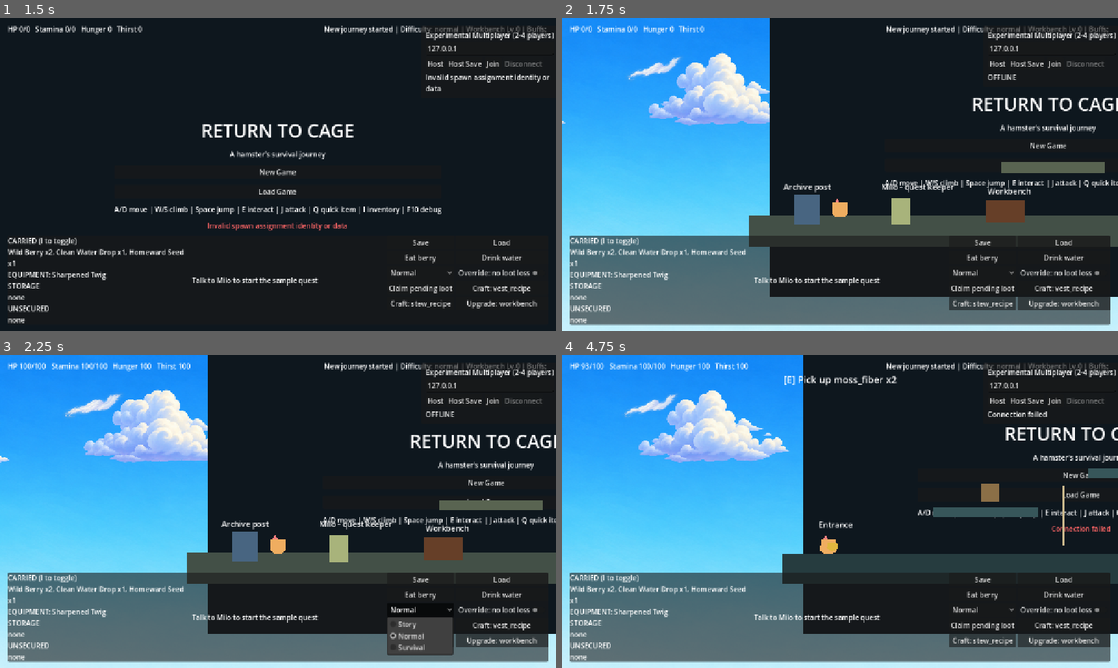
Above: before the commit, frames 1-4 (two rows, left to right).
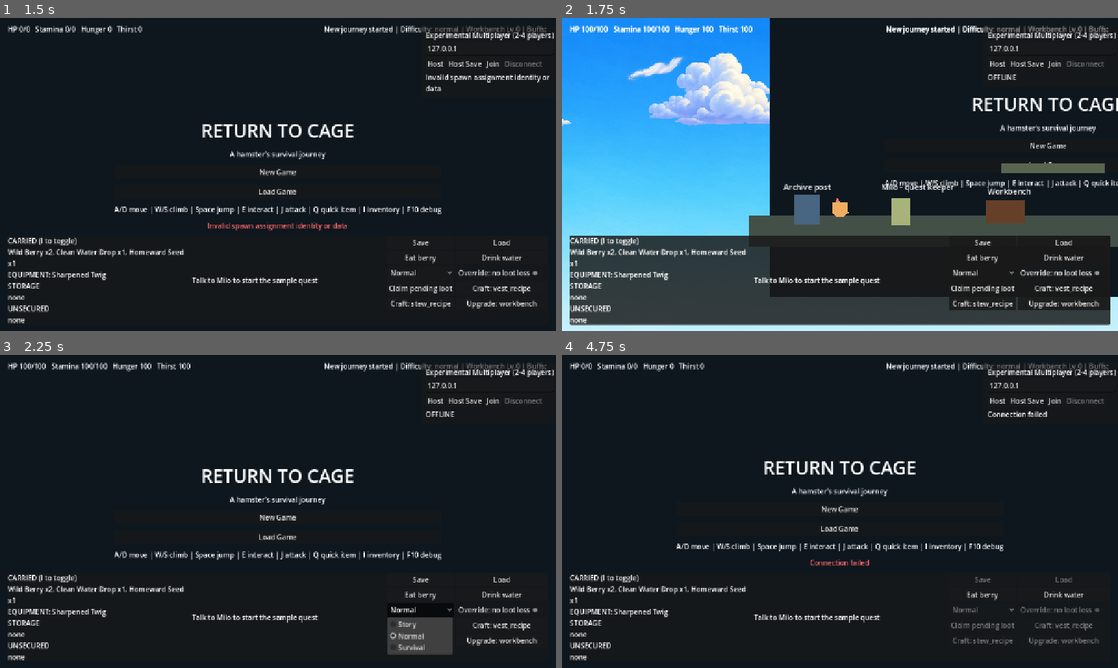
Above: after the commit, the same moments.

Repository: wolfy03/ReturnToCage
Game: Godot game, scene res://tests/test_runner.tscn
Two runs of this game, one before a commit and one after it. Both use one fixed random seed, a clock stepped at 60 frames per second and the inputs below. This scene is started directly instead of the project's main scene.
Inputs (mouse positions are in pixels of both pictures, inside the frame that each line leads up to):
- Up to frame 1 (1.5 s): move the mouse to (400, 158) at 0.52 s; hold E (interact) 0.53-1.28 s; hold D (move_right) from 0.53 s (still down); click (400, 158) at 0.67 s; tap Space (jump) at 0.77 s; move the mouse to (166, 190) at 1.27 s; tap E (interact) at 1.35 s
- Up to frame 2 (1.75 s): keep holding D (move_right); tap Space (jump) at 1.52 s
- Up to frame 3 (2.25 s): release D (move_right) at 2 s; click "Normal" at 2 s
- Up to frame 4 (4.75 s): click "New Game" at 2.75 s; click "New Game" at 3.5 s; move the mouse to (895, 442) at 4.27 s; hold A (move_left) from 4.28 s (still down); hold J (primary_attack) from 4.28 s (still down); tap E (interact) at 4.55 s

Frame 1 is identical in both runs. In frame 2, 17% of the frame differs, in the area x 0-100%, y 2-99%; in frame 3, 51%; in frame 4, 57%, in the area x 0-100%, y 0-100%.
Error in both runs: Cannot call method 'get_parent' on a previously freed instance. (res://tests/stability_tests.gd:595)

Commit message:
Guard world transitions during player HURT

Diff:
--- a/autoload/network_manager.gd
+++ b/autoload/network_manager.gd
@@ -759,8 +759,9 @@
 	exit_id: StringName,
 	region_id: StringName
 ) -> CommandResult:
-	if not is_authoritative_simulation() or not players.has(peer_id) or not is_peer_world_ready(peer_id):
-		return CommandResult.make(false, "Player world is not ready for transition")
+	var interaction_check := _validate_authoritative_world_interaction(peer_id)
+	if not interaction_check.success:
+		return interaction_check
 	if _pending_world_transitions.has(peer_id):
 		return CommandResult.make(false, "A world transition is already pending")
 	var exit := ContentRegistry.get_definition(exit_id) as SettlementExitDefinition
@@ -787,8 +788,9 @@
 	return _dispatch_world_assignment(peer_id, old_world)
 
 func _return_player_to_settlement(peer_id: int, result: AdventureSession.Result) -> CommandResult:
-	if not is_authoritative_simulation() or not players.has(peer_id) or not is_peer_world_ready(peer_id):
-		return CommandResult.make(false, "Player world is not ready for transition")
+	var interaction_check := _validate_authoritative_world_interaction(peer_id)
+	if not interaction_check.success:
+		return interaction_check
 	if _pending_world_transitions.has(peer_id):
 		return CommandResult.make(false, "A world transition is already pending")
 	var player_state := GameSession.get_player(peer_id)
@@ -813,6 +815,29 @@
 		return finished
 	_place_player_in_loaded_host_world(peer_id, spawn)
 	return _dispatch_world_assignment(peer_id, old_world)
+
+## Final server-authoritative guard for gameplay-mutating world interactions.
+## A remote presentation actor does not replicate HURT and is never consulted;
+## the actor must belong to this peer's current authoritative world simulation.
+func _validate_authoritative_world_interaction(peer_id: int) -> CommandResult:
+	if not is_authoritative_simulation() or not players.has(peer_id) \
+			or not GameSession.has_player(peer_id) or not is_peer_world_ready(peer_id):
+		return CommandResult.make(false, "Player world is not ready for transition")
+	var runtime := GameSession.get_player_runtime(peer_id)
+	if runtime == null or runtime.life_phase != PlayerRuntimeState.LifePhase.ALIVE:
+		return CommandResult.make(false, "Only a living player can change worlds")
+	var world_id := GameSession.get_peer_world_id(peer_id)
+	var actor: PlayerActor
+	for candidate in get_tree().get_nodes_in_group(&"authoritative_player"):
+		if candidate is PlayerActor and candidate.peer_id == peer_id \
+				and candidate.world_id == world_id and candidate.is_simulation_authority():
+			actor = candidate
+			break
+	if actor == null or actor.is_death_handled():
+		return CommandResult.make(false, "Authoritative player actor is unavailable")
+	if actor.hurt.is_active():
+		return CommandResult.make(false, "Cannot change worlds while hurt")
+	return CommandResult.make(true, "Player may change worlds")
 
 func _restore_spawn_assignment(peer_id: int, previous: PlayerSpawnAssignment) -> void:
 	if previous == null:
--- a/tests/integration/multiplayer_world_runtime_probe.gd
+++ b/tests/integration/multiplayer_world_runtime_probe.gd
@@ -273,6 +273,34 @@
 			_fail("consumed gather remained visible to a same-world peer")
 			return
 
+	# The remote presentation actor intentionally does not know HURT. Its escape
+	# request must still be rejected at the authoritative world-mutation boundary.
+	var hurt_world_before := GameSession.get_peer_world(b_peer)
+	var hurt_spawn_before := NetworkManager.spawn_assignment_for_peer(b_peer)
+	var hurt_participation := session.get_player_adventure(b_peer) if session != null else null
+	b_actor.hurt.duration_seconds = 2.0
+	if not b_actor.hurt.begin_hurt():
+		_fail("could not start authoritative HURT for remote escape rejection")
+		return
+	_command.rpc_id(b_peer, "RETURN_DURING_SERVER_HURT", 0)
+	if not await _wait_until(func() -> bool: return _confirmed("RETURN_DURING_SERVER_HURT", b_peer)):
+		_fail("remote HURT escape rejection did not complete")
+		return
+	var hurt_world_after := GameSession.get_peer_world(b_peer)
+	var hurt_report := _confirmation("RETURN_DURING_SERVER_HURT", b_peer)
+	if not b_actor.hurt.is_active() or hurt_world_after.world_id != hurt_world_before.world_id \
+			or hurt_world_after.revision != hurt_world_before.revision \
+			or NetworkManager._pending_world_transitions.has(b_peer) \
+			or NetworkManager.spawn_assignment_for_peer(b_peer) != hurt_spawn_before \
+			or session == null or session.get_player_adventure(b_peer) != hurt_participation \
+			or session.result != AdventureSession.Result.ACTIVE \
+			or bool(hurt_report.get("presentation_hurt", true)) \
+			or StringName(hurt_report.get("world_id", &"")) != SEWER:
+		_fail("remote client bypassed authoritative HURT world-transition guard")
+		return
+	b_actor.hurt.physics_tick(b_actor.hurt.remaining + 0.01)
+	b_actor.hurt.duration_seconds = 0.25
+
 	_command.rpc_id(b_peer, "RETURN", 0)
 	if not await _wait_until(func() -> bool: return _confirmed("RETURN", b_peer)):
 		_fail("B did not return independently")
@@ -353,6 +381,25 @@
 				_fail(result.message)
 				return
 			await _confirm_when_world_ready(command, SETTLEMENT)
+		"RETURN_DURING_SERVER_HURT":
+			var actor := _local_actor()
+			if actor == null or actor.hurt.is_active():
+				_fail("remote presentation unexpectedly knows authoritative HURT")
+				return
+			var result := NetworkManager.request_return_to_settlement()
+			if not result.success:
+				_fail("client could not submit the escape intent")
+				return
+			await get_tree().create_timer(0.35).timeout
+			if SceneRouter.current_world_id() != SEWER \
+					or GameSession.get_peer_world_id(NetworkManager.local_peer_id()) != SEWER \
+					or not NetworkManager.is_local_world_ready():
+				_fail("client left Sewer while its authoritative actor was HURT")
+				return
+			_confirm.rpc_id(1, command, {
+				"presentation_hurt": actor.hurt.is_active(),
+				"world_id": SceneRouter.current_world_id(),
+			})
 		"REPORT_SETTLEMENT":
 			if SceneRouter.current_world_id() != SETTLEMENT \
 					or GameSession.get_peer_world_id(NetworkManager.local_peer_id()) != SETTLEMENT \
--- a/tests/integration/test_multiplayer_combat_loot.gd
+++ b/tests/integration/test_multiplayer_combat_loot.gd
@@ -25,6 +25,14 @@
 	if player == null or enemy == null:
 		world.queue_free()
 		return
+	var gather_target: InteractionTarget = world._gather_targets.get(&"scrap_cache_a")
+	t.assert_true(gather_target != null, "authoritative gather HURT fixture exists")
+	if gather_target != null:
+		player.global_position = gather_target.global_position
+		player.hurt.begin_hurt()
+		t.assert_true(not world._try_gather(player.peer_id, &"scrap_cache_a"), "authoritative gather rejects a HURT player")
+		t.assert_true(not world._consumed_gather.has(&"scrap_cache_a"), "rejected HURT gather preserves the target")
+		player.hurt.physics_tick(player.hurt.duration_seconds + 0.01)
 
 	enemy.global_position = player.global_position + Vector2(38, 0)
 	player.facing = 1.0
--- a/tests/unit/test_player_hurt.gd
+++ b/tests/unit/test_player_hurt.gd
@@ -188,6 +188,17 @@
 	var activations: Array[int] = []
 	target.activated.connect(func(_who: Node) -> void: activations.append(1))
 	var berries_before := actor.player_state().inventory.count(&"berry")
+	var item_service := actor.get_tree().get_first_node_in_group(&"player_item_replication_service") as PlayerItemReplicationService
+	var owns_item_service := item_service == null
+	if owns_item_service:
+		item_service = PlayerItemReplicationService.new()
+		actor.get_parent().add_child(item_service)
+	var item_results: Array[bool] = []
+	item_service.use_item_result.connect(func(success: bool, _message: String) -> void: item_results.append(success), CONNECT_ONE_SHOT)
+	item_service.request_use_item(&"berry")
+	t.assert_equal(item_results.size(), 1, "authoritative item command returns one HURT result")
+	if not item_results.is_empty():
+		t.assert_true(not item_results[0], "authoritative item command rejects HURT")
 	actor._on_interact()
 	actor._on_quick_item()
 	t.assert_true(not actor.consume_item(&"berry"), "authoritative direct item use is rejected during HURT")
@@ -205,6 +216,8 @@
 	t.assert_equal(actor.player_state().inventory.count(&"berry"), berries_before - 1, "post-HURT quick item consumes exactly one item")
 	actor.interaction._targets.erase(target)
 	target.queue_free()
+	if owns_item_service:
+		item_service.queue_free()
 
 func _test_projectile_interruption(t: Node, actor: PlayerActor) -> void:
 	var source := ContentRegistry.get_definition(&"twig_sword") as WeaponDefinition
--- a/tests/unit/test_world_runtime.gd
+++ b/tests/unit/test_world_runtime.gd
@@ -6,6 +6,7 @@
 
 func run(t: Node) -> void:
 	_test_model_and_entity_scope(t)
+	await _test_authoritative_hurt_world_transition_guard(t)
 	await _test_runtime_lifecycle_and_physics_isolation(t)
 	_test_interest_and_revision_guards(t)
 
@@ -30,6 +31,80 @@
 	settlement_entity.free()
 	sewer_entity.free()
 	registry.free()
+
+func _test_authoritative_hurt_world_transition_guard(t: Node) -> void:
+	NetworkManager.leave_game()
+	var port := 24000 + randi_range(0, 1000)
+	t.assert_equal(NetworkManager.host_game(port, 2), OK, "HURT world-transition fixture opens a ready host")
+	t.assert_true(GameSession.start_new_game(), "HURT world-transition fixture starts a fresh session")
+	var root := ServerWorldRoot.new()
+	t.add_child(root)
+	await t.get_tree().process_frame
+	await t.get_tree().process_frame
+	NetworkManager.mark_peer_world_ready(1)
+	var settlement := root.runtime(PlayerWorldState.SETTLEMENT_WORLD_ID)
+	var actor := settlement.player_manager().get_actor(1) if settlement != null else null
+	t.assert_true(actor != null and actor.is_simulation_authority(), "fixture resolves the authoritative Settlement actor")
+	if actor == null:
+		root.queue_free()
+		await t.get_tree().process_frame
+		NetworkManager.leave_game()
+		return
+
+	var settlement_world := GameSession.get_peer_world(1)
+	var settlement_spawn := NetworkManager.spawn_assignment_for_peer(1)
+	t.assert_true(actor.hurt.begin_hurt(), "Settlement authority enters HURT before region request")
+	var rejected_enter := NetworkManager._begin_player_world_transition(1, &"sewer_gate", &"sewer_region")
+	var after_rejected_enter := GameSession.get_peer_world(1)
+	t.assert_true(not rejected_enter.success and rejected_enter.message.contains("hurt"), "HURT rejects authoritative enter-region mutation")
+	t.assert_true(after_rejected_enter.world_id == settlement_world.world_id \
+			and after_rejected_enter.revision == settlement_world.revision, "rejected enter-region preserves world and revision")
+	t.assert_true(not NetworkManager._pending_world_transitions.has(1), "rejected enter-region creates no pending transition")
+	t.assert_true(NetworkManager.spawn_assignment_for_peer(1) == settlement_spawn, "rejected enter-region preserves spawn assignment")
+
+	actor.hurt.physics_tick(actor.hurt.duration_seconds + 0.01)
+	var accepted_enter := NetworkManager._begin_player_world_transition(1, &"sewer_gate", &"sewer_region")
+	t.assert_true(accepted_enter.success, "enter-region is re-enabled immediately after HURT")
+	var adventure_world := GameSession.get_peer_world(1)
+	t.assert_true(adventure_world.world_id == SEWER \
+			and adventure_world.revision == settlement_world.revision + 1, "post-HURT enter-region commits one world revision")
+	NetworkManager.mark_peer_world_ready(1)
+	await t.get_tree().process_frame
+	var sewer := root.runtime(SEWER)
+	actor = sewer.player_manager().get_actor(1) if sewer != null else null
+	t.assert_true(actor != null and actor.is_simulation_authority(), "fixture resolves the authoritative Adventure actor")
+	if actor == null:
+		root.queue_free()
+		await t.get_tree().process_frame
+		NetworkManager.leave_game()
+		return
+
+	var session := GameSession.adventure_session_for_world(SEWER)
+	var participation := session.get_player_adventure(1) if session != null else null
+	var adventure_spawn := NetworkManager.spawn_assignment_for_peer(1)
+	t.assert_true(actor.hurt.begin_hurt(), "Adventure authority enters HURT before escape request")
+	var rejected_return := NetworkManager._return_player_to_settlement(1, AdventureSession.Result.NORMAL_ESCAPE)
+	var after_rejected_return := GameSession.get_peer_world(1)
+	t.assert_true(not rejected_return.success and rejected_return.message.contains("hurt"), "HURT rejects authoritative return-to-Settlement mutation")
+	t.assert_true(after_rejected_return.world_id == adventure_world.world_id \
+			and after_rejected_return.revision == adventure_world.revision, "rejected return preserves world and revision")
+	t.assert_true(session != null and session.get_player_adventure(1) == participation \
+			and session.result == AdventureSession.Result.ACTIVE, "rejected return preserves Adventure participation/result")
+	t.assert_true(not NetworkManager._pending_world_transitions.has(1), "rejected return creates no pending transition")
+	t.assert_true(NetworkManager.spawn_assignment_for_peer(1) == adventure_spawn, "rejected return preserves spawn assignment")
+
+	actor.hurt.physics_tick(actor.hurt.duration_seconds + 0.01)
+	var accepted_return := NetworkManager._return_player_to_settlement(1, AdventureSession.Result.NORMAL_ESCAPE)
+	t.assert_true(accepted_return.success, "return-to-Settlement is re-enabled immediately after HURT")
+	var returned_world := GameSession.get_peer_world(1)
+	t.assert_true(returned_world.world_id == PlayerWorldState.SETTLEMENT_WORLD_ID \
+			and returned_world.revision == adventure_world.revision + 1, "post-HURT return commits one world revision")
+	t.assert_true(session.get_player_adventure(1) == null, "successful post-HURT return finishes Adventure participation")
+	NetworkManager.mark_peer_world_ready(1)
+	root.queue_free()
+	await t.get_tree().process_frame
+	await t.get_tree().process_frame
+	NetworkManager.leave_game()
 
 func _test_runtime_lifecycle_and_physics_isolation(t: Node) -> void:
 	NetworkManager.leave_game()
Not shown, changed: CLAUDE.md
Not shown, changed: docs/architecture.md
Not shown, changed: docs/codebase_map.md
Not shown, changed: docs/combat_rework_prep.md
Not shown, changed: docs/multiplayer.md
Not shown, changed: docs/testing.md
